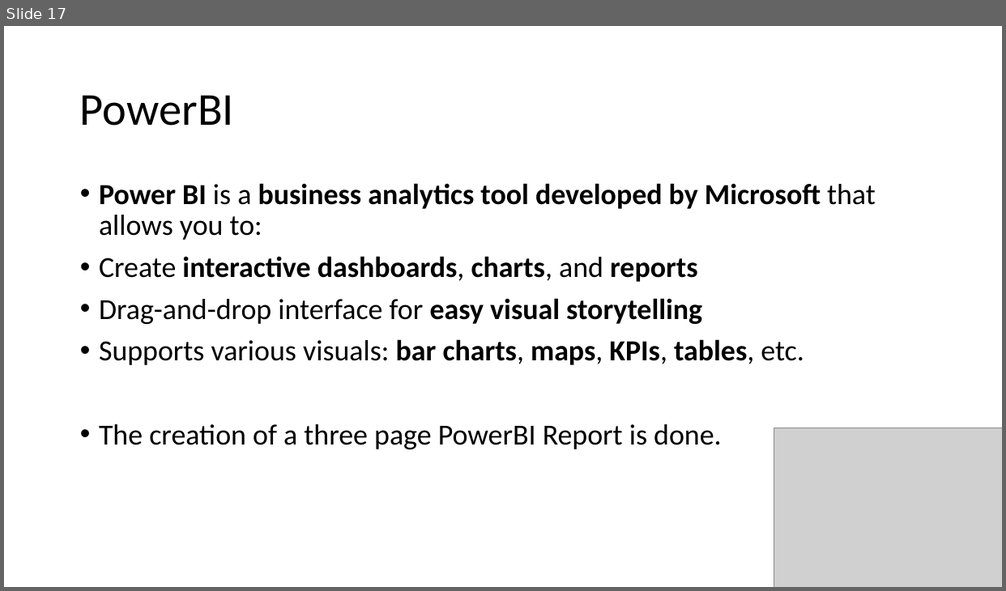
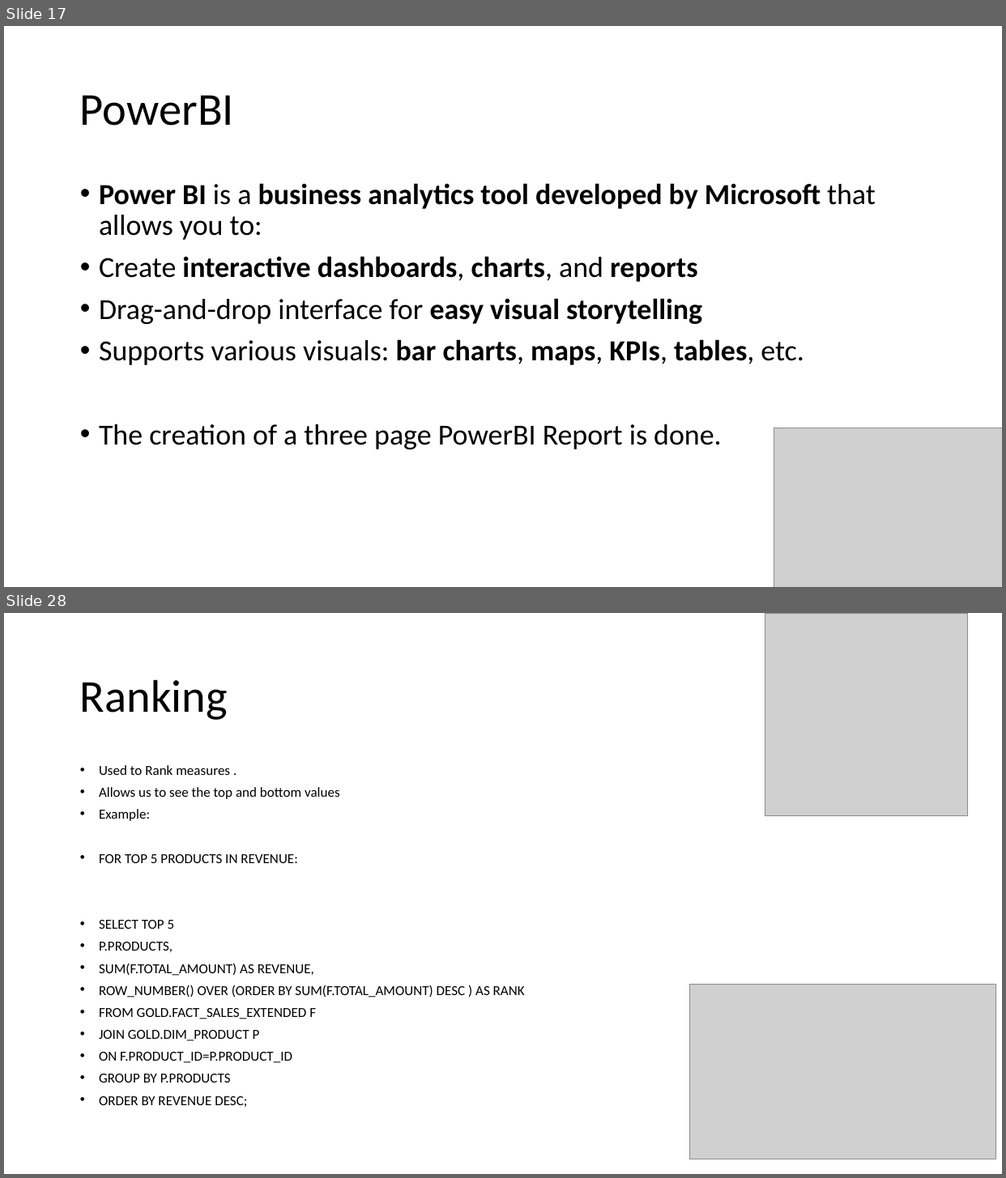
Before and after one commit to Vishwanaathh/RETAIL_SALES_DATA_ANALYTICS, a slide deck: Retail Sales Data Analysis.pptx. Shown one above the other, each under a label of ours: slide 17 before the commit, slides 17 and 28 after it; the slides between them are not shown. The pictures are 1006x591 and 1006x1178 pixels, drawn with LibreOffice and Linux fonts; fonts in the diff are those of the drawing; grey boxes stand for pictures. Boxes give left, top, right and bottom in pixels: in the first picture for what was removed or moved away, otherwise in the second. Text is boxed around its words. In the diff, an @@ line names an element or a change of style, - is before the commit and + after.

```diff
--- a/Retail Sales Data Analysis.pptx
+++ b/Retail Sales Data Analysis.pptx
@@ slide 28 added at [4,613,1002,1174], background #FFFFFF @@
@@ picture added at [765,613,967,815] @@
@@ title added at [80,679,228,720], 44 pt, text #000000 @@
+Ranking
@@ text added at [99,765,525,1107], 13.3 pt, text #000000 @@
+• Used to Rank measures .
+• Allows us to see the top and bottom values
+• Example:
+• FOR TOP 5 PRODUCTS IN REVENUE:
+• SELECT TOP 5
+• P.PRODUCTS,
+• SUM(F.TOTAL_AMOUNT) AS REVENUE,
+• ROW_NUMBER() OVER (ORDER BY SUM(F.TOTAL_AMOUNT) DESC ) AS RANK
+• FROM GOLD.FACT_SALES_EXTENDED F
+• JOIN GOLD.DIM_PRODUCT P
+• ON F.PRODUCT_ID=P.PRODUCT_ID
+• GROUP BY P.PRODUCTS
+• ORDER BY REVENUE DESC;
@@ picture added at [690,984,996,1159] @@
```
Also in this commit, not shown: 11 other slides added, 6 other files.
